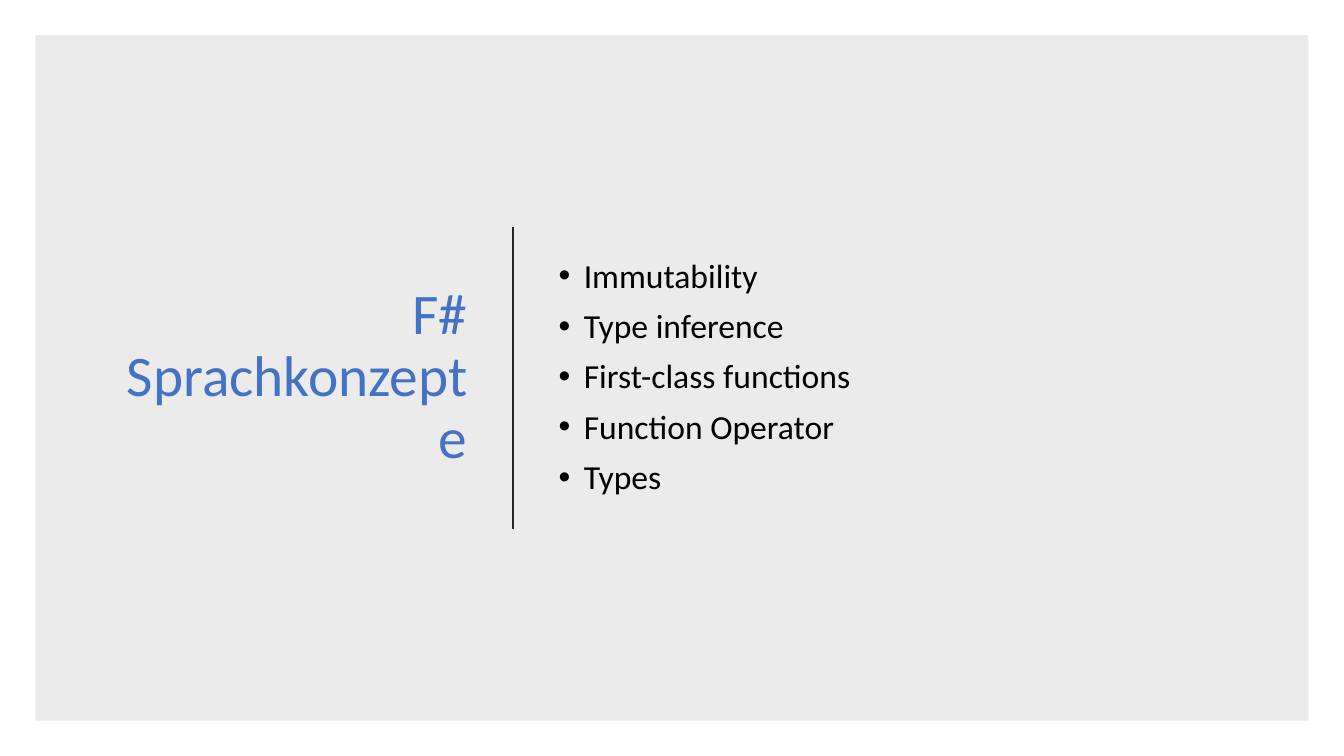
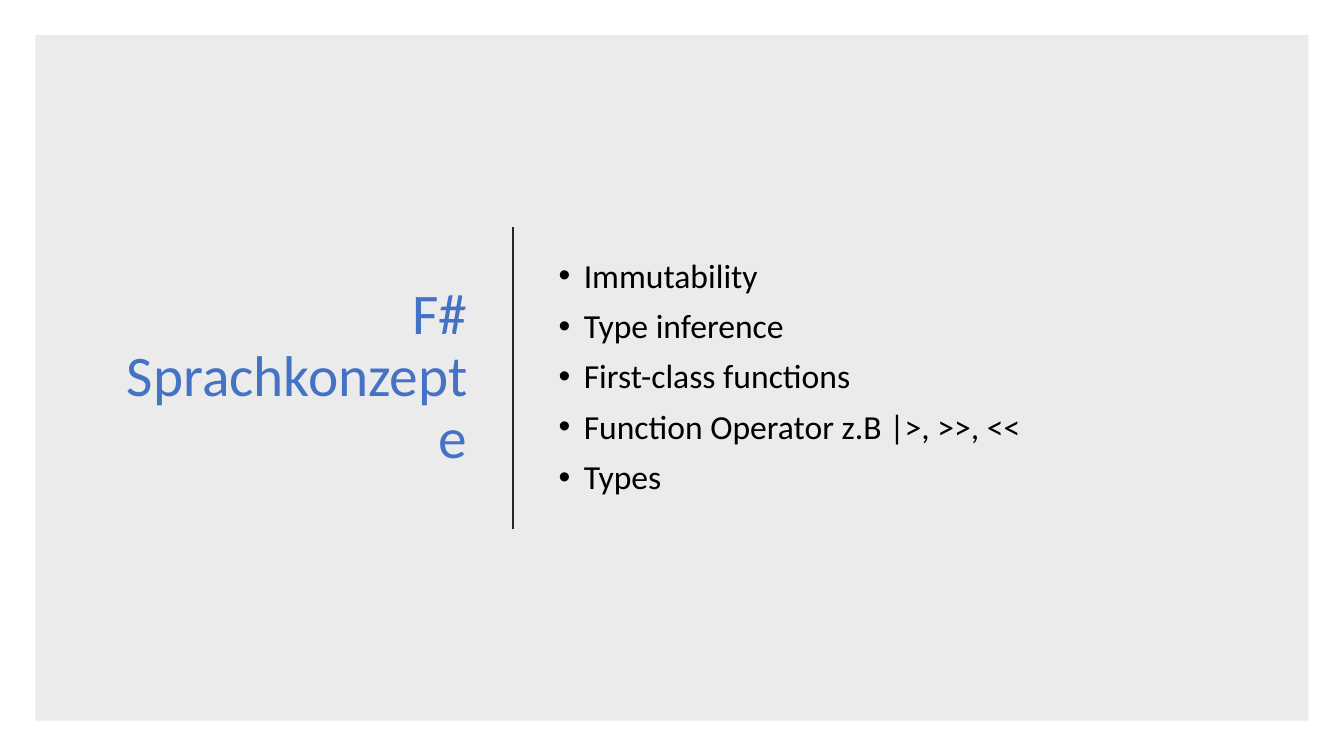
Before and after one commit to VictorW96/KP-seminar-paper-Fsharp, a slide deck: slide 4 of Presentation/BooleanParserinF#.pptx. Drawn at 1344x756 pixels with LibreOffice and Linux fonts; fonts in the diff are those of the drawing. Boxes give left, top, right and bottom in pixels: in the first picture for what was removed or moved away, otherwise in the second. Text is boxed around its words. In the diff, an @@ line names an element or a change of style, - is before the commit and + after.

Commit message:
Presentation

```diff
--- a/Presentation/BooleanParserinF#.pptx
+++ b/Presentation/BooleanParserinF#.pptx
@@ text at <box>584,415,882,445</box>: text changed @@
-• Function Operator
+• Function Operator z.B |>, >>, <<
```
Also in this commit, not shown: 3 slides added, 3 other files.
